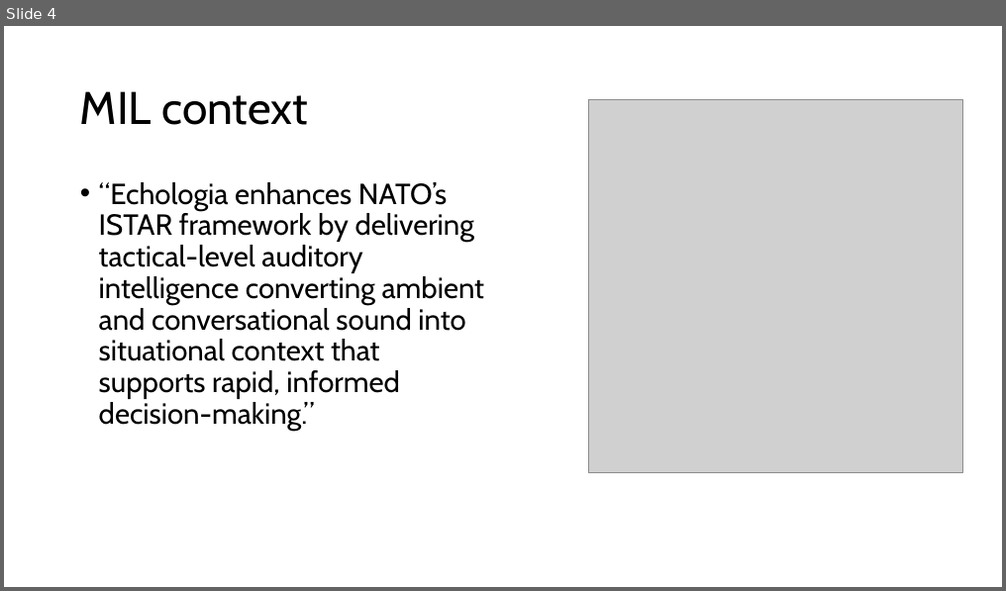
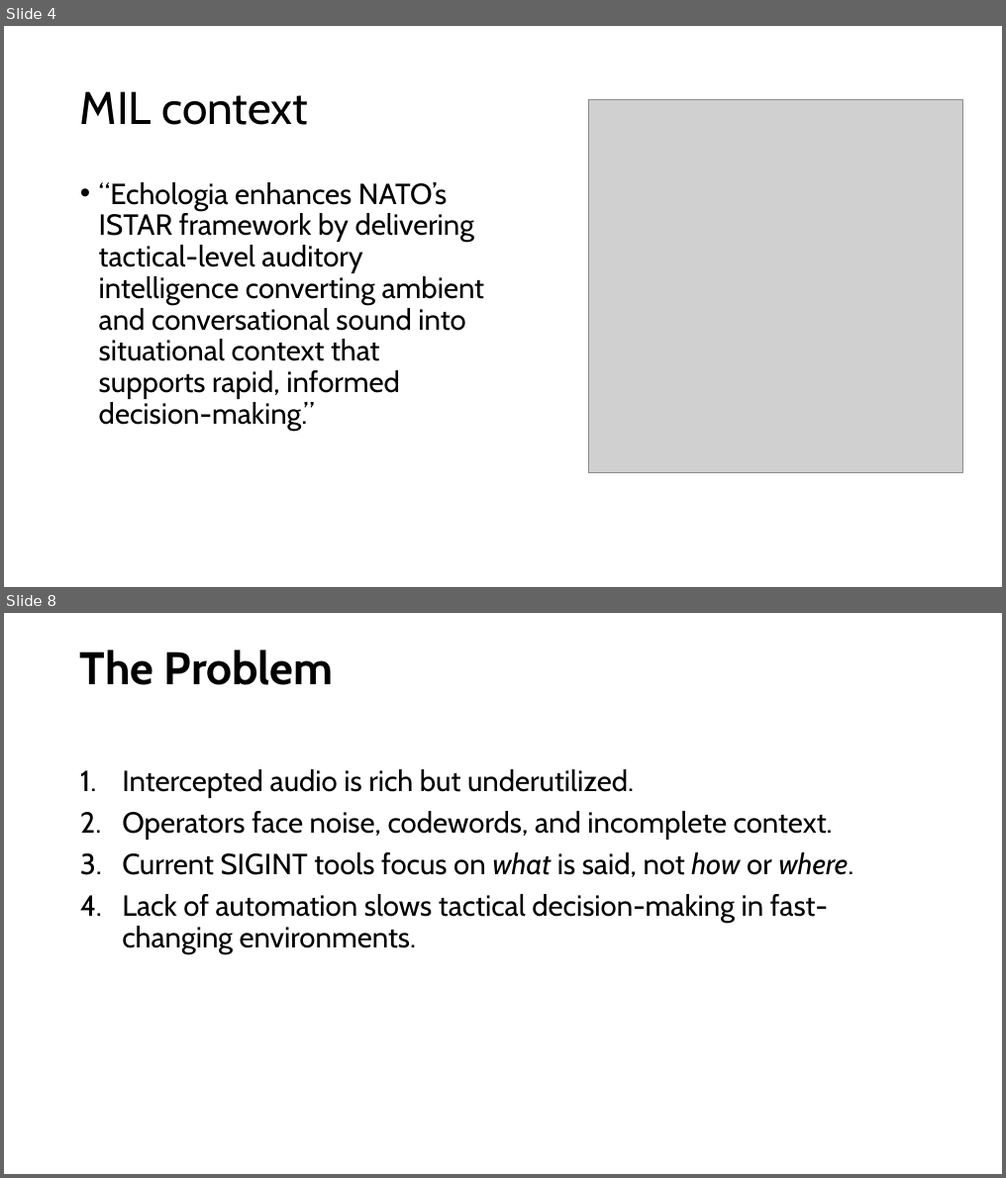
Before and after one commit to Larsters/echologia, a slide deck: resources/Presentation_EcoLogia.pptx. Shown one above the other, each under a label of ours: slide 4 before the commit, slides 4 and 8 after it; the slides between them are not shown. The pictures are 1006x591 and 1006x1178 pixels, drawn with LibreOffice and Linux fonts; fonts in the diff are those of the drawing; grey boxes stand for pictures. Boxes give left, top, right and bottom in pixels: in the first picture for what was removed or moved away, otherwise in the second. Text is boxed around its words. In the diff, an @@ line names an element or a change of style, - is before the commit and + after.

```diff
--- a/resources/Presentation_EcoLogia.pptx
+++ b/resources/Presentation_EcoLogia.pptx
@@ slide 8 added at [4, 613, 1002, 1174], background #FFFFFF @@
@@ title added at [80, 650, 334, 685], 44 pt, text #000000, bold @@
+The Problem
@@ text added at [122, 769, 853, 955], 28 pt, text #000000 @@
+1. Intercepted audio is rich but underutilized.
+2. Operators face noise, codewords, and incomplete context.
+3. Current SIGINT tools focus on what is said, not how or where.
+4. Lack of automation slows tactical decision-making in fast-changing environments.
```
Also in this commit, not shown: 1 slide changed, 9 other slides added, 2 other files.
